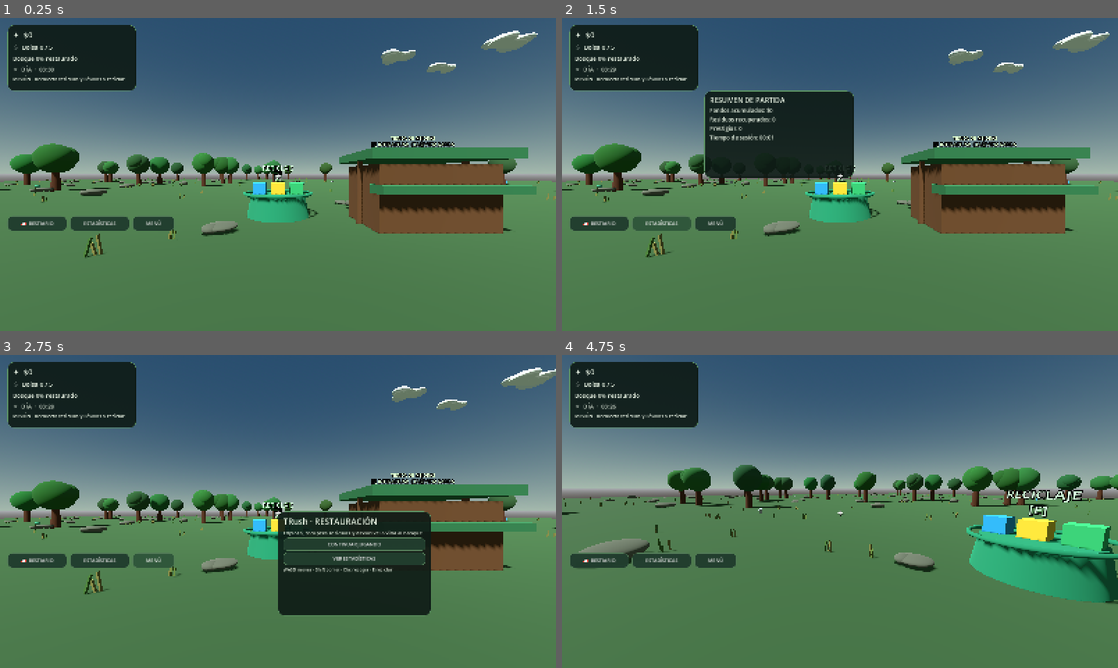
Above: before the commit, frames 1-4 (two rows, left to right).
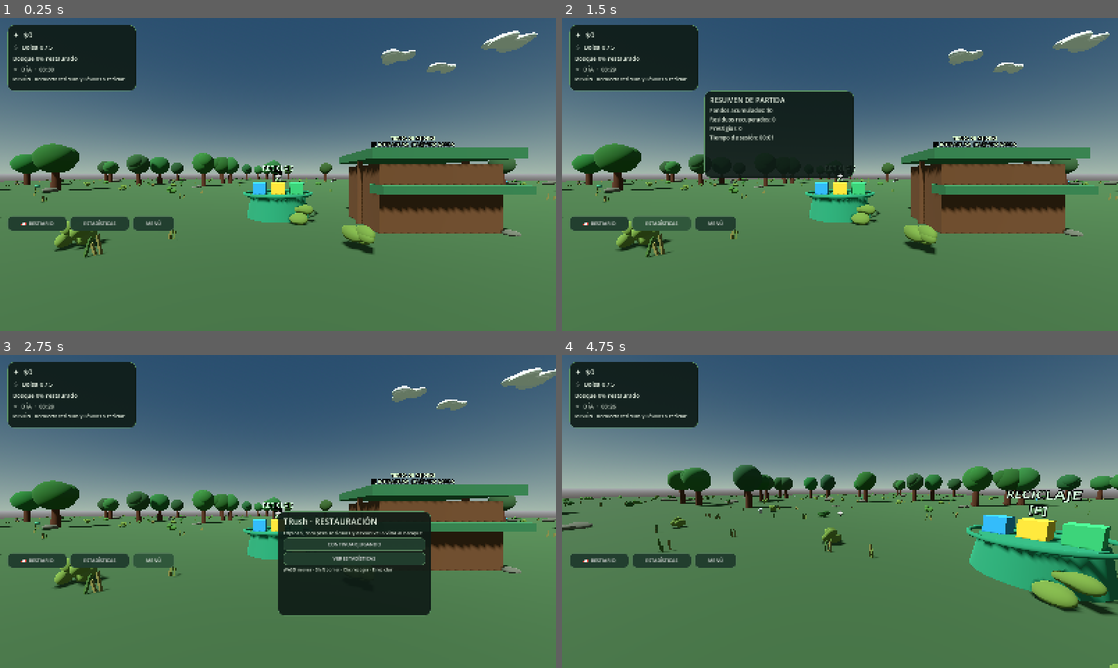
Above: after the commit, the same moments.

Repository: Tomardosama/verdevivo
Game: Godot game, scene res://scenes/main/main.tscn
The game is run twice, just before and just after one commit, with the same random seed, the same clock (stepped at 60 frames per second) and the same inputs.
Inputs (mouse positions are in pixels of both pictures, inside the frame that each line leads up to):
- Up to frame 1 (0.25 s): no input
- Up to frame 2 (1.5 s): click "📖 BESTIARIO" at 0.5 s; click "ESTADÍSTICAS" at 1.25 s
- Up to frame 3 (2.75 s): click "MENÚ" at 2 s
- Up to frame 4 (4.75 s): click "CONTINUAR JUGANDO" at 2.75 s; tap Enter at 3.5 s; move the mouse to (962, 495) at 3.52 s; hold D (move_right) 3.53-4.28 s; tap E (deposit) at 3.6 s; click (962, 495) at 3.67 s; tap Space (jump) at 3.77, 4.52 s; move the mouse to (812, 511) at 4.27 s; hold W (move_forward) from 4.28 s (still down); tap Shift (sprint) at 4.35 s

The runs differ from the first frame. In frame 1, 1.9% of the frame differs, in the area x 0-100%, y 40-76%; in frame 2, 1.9%; in frame 3, 1.2%; in frame 4, 3.1%, in the area x 0-100%, y 36-100%.

Commit message:
Add detailed forest understory plants and higher-resolution tree canopies

Diff:
--- a/scripts/main.gd
+++ b/scripts/main.gd
@@ -154,6 +154,8 @@
 	tree.add_child(trunk)
 	var crown := MeshInstance3D.new()
 	var crown_mesh := SphereMesh.new()
+	crown_mesh.radial_segments = 32
+	crown_mesh.rings = 20
 	crown_mesh.radius = 1.35
 	crown_mesh.height = 2.7
 	crown.mesh = crown_mesh
@@ -165,6 +167,8 @@
 	tree.add_child(crown)
 	var crown_second := MeshInstance3D.new()
 	var crown_mesh_second := SphereMesh.new()
+	crown_mesh_second.radial_segments = 28
+	crown_mesh_second.rings = 18
 	crown_mesh_second.radius = 0.95
 	crown_mesh_second.height = 1.9
 	crown_second.mesh = crown_mesh_second
@@ -260,6 +264,27 @@
 			mesh_node.material_override = grass_materials[rng.randi_range(0, grass_materials.size() - 1)]
 			tuft.add_child(mesh_node)
 		parent.add_child(tuft)
+	for plant_index in range(150):
+		var plant := Node3D.new()
+		plant.position = Vector3(rng.randf_range(-56, 56), 0.0, rng.randf_range(-56, 56))
+		plant.rotation.y = rng.randf_range(0.0, TAU)
+		var leaf_material := StandardMaterial3D.new()
+		leaf_material.albedo_color = [Color(0.16, 0.34, 0.14), Color(0.24, 0.43, 0.18), Color(0.36, 0.48, 0.20)][rng.randi_range(0, 2)]
+		leaf_material.roughness = 1.0
+		for leaf_index in range(5):
+			var leaf := MeshInstance3D.new()
+			var leaf_mesh := SphereMesh.new()
+			leaf_mesh.radial_segments = 18
+			leaf_mesh.rings = 12
+			leaf_mesh.radius = rng.randf_range(0.12, 0.22)
+			leaf_mesh.height = leaf_mesh.radius * 1.7
+			leaf.mesh = leaf_mesh
+			leaf.position = Vector3(rng.randf_range(-0.22, 0.22), rng.randf_range(0.12, 0.42), rng.randf_range(-0.22, 0.22))
+			leaf.rotation_degrees.z = rng.randf_range(-45.0, 45.0)
+			leaf.scale = Vector3(0.7, 1.0, 1.35)
+			leaf.material_override = leaf_material
+			plant.add_child(leaf)
+		parent.add_child(plant)
 	for i in range(95):
 		var rock := MeshInstance3D.new()
 		var rock_mesh := SphereMesh.new()
